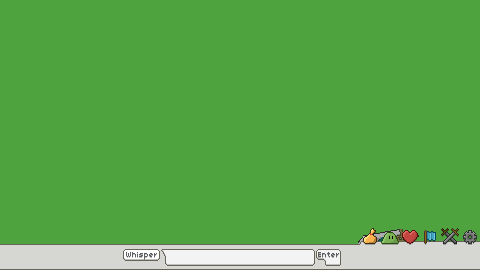
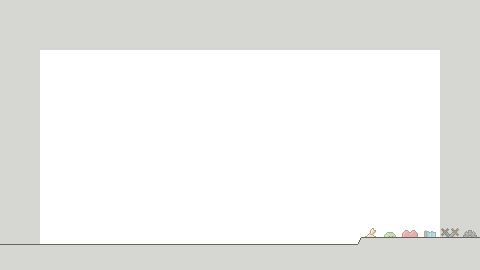
Before/after of a 480 x 270 layered artwork. What changed in the layer stack:
added group "Main Menu 2" with 1 layers in group "User Interface" over [0, 237, 480, 270]
added layer "Layer 19" in group "Main Menu 2" over [0, 237, 480, 270]
"Main Menu": opacity 100% → 43% over [0, 228, 480, 270]
hid "Layer 1" over [0, 0, 480, 270]
showed "Background" over [0, 0, 480, 270]
